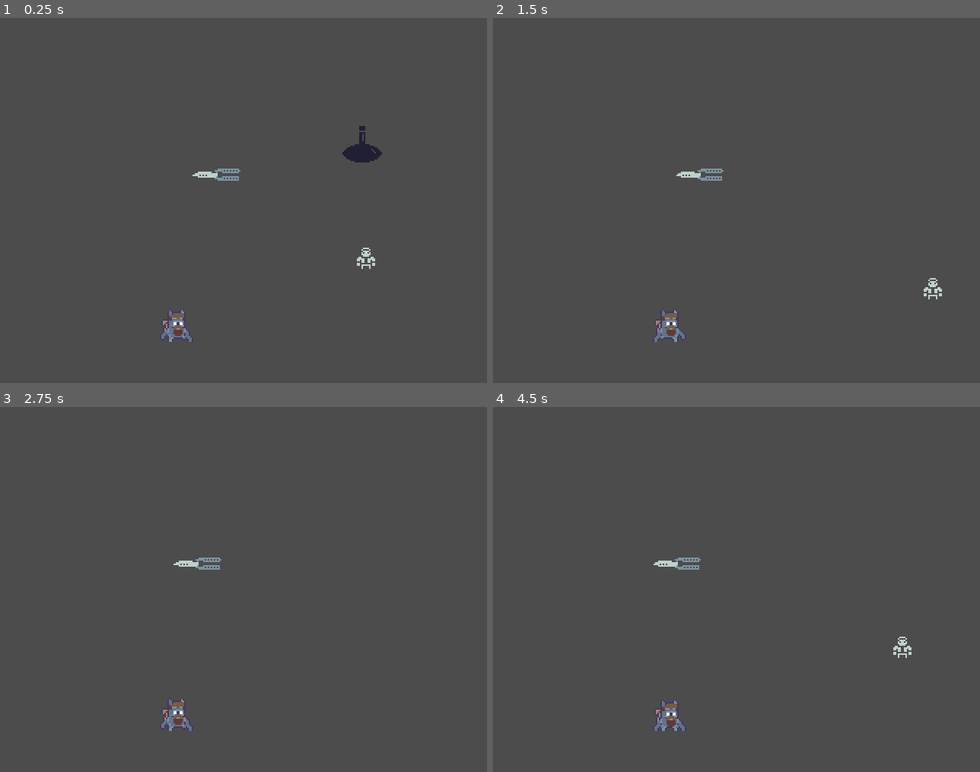
Above: before the commit, frames 1-4 (two rows, left to right).
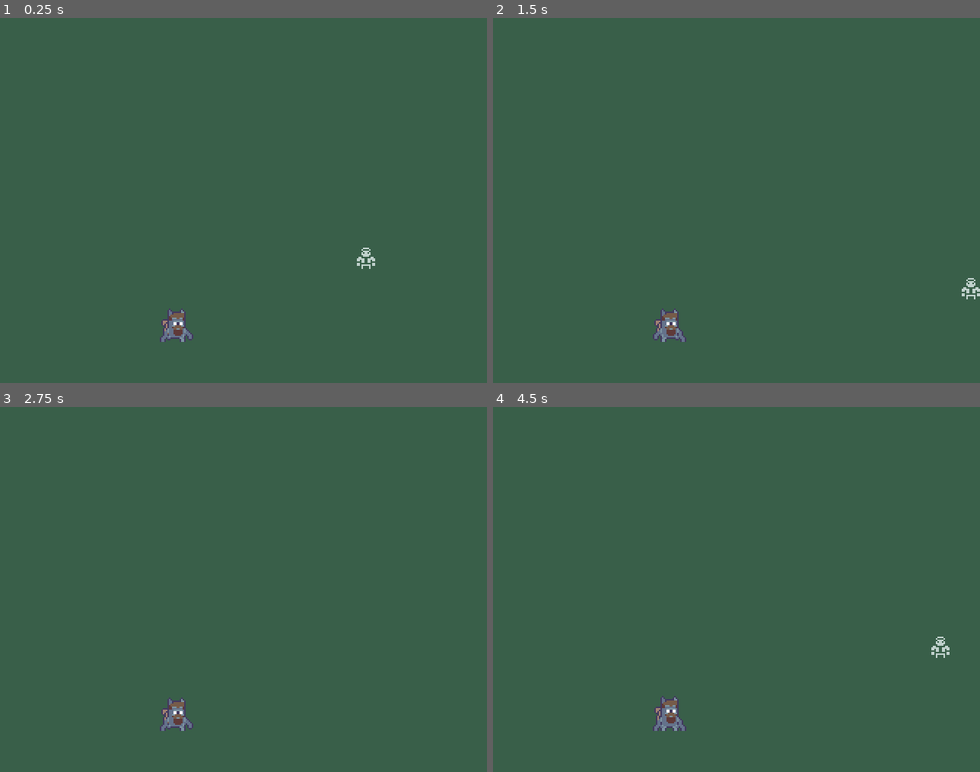
Above: after the commit, the same moments.

Repository: discolingua/godot-inventory-panel
Game: Godot game, scene res://Scenes/GameWorld.tscn
The game is run twice, just before and just after one commit, with the same random seed, the same clock (stepped at 60 frames per second) and the same inputs.
Inputs (mouse positions are in pixels of both pictures, inside the frame that each line leads up to):
- Up to frame 1 (0.25 s): no input
- Up to frame 2 (1.5 s): tap Enter (ui_accept) at 0.5, 0.77, 1.07 s; move the mouse to (853, 145) at 0.52 s; hold Right (ui_right) 0.53-1.28 s; tap Tab (ui_focus_next) at 0.6 s; click (853, 145) at 0.67 s; tap A (ui_focus_prev, bound only after the commit) at 0.8, 1.35 s; move the mouse to (639, 218) at 1.27 s; hold Down (ui_down) from 1.28 s (still down)
- Up to frame 3 (2.75 s): tap Enter (ui_accept) at 1.52, 1.55, 1.82, 2.1 s; move the mouse to (292, 509) at 2.02 s; release Down (ui_down) at 2.03 s; hold Right (ui_right) from 2.03 s (still down); tap Tab (ui_focus_next) at 2.3 s
- Up to frame 4 (4.5 s): move the mouse to (712, 662) at 2.77 s; release Right (ui_right) at 2.78 s; hold Up (ui_up) 2.78-3.53 s; tap Tab (ui_focus_next) at 2.85, 4.35 s; click (712, 662) at 2.92 s; tap Enter (ui_accept) at 3.02, 3.32, 3.77, 3.8, 4.07 s; tap A (ui_focus_prev, bound only after the commit) at 3.05, 3.6 s; move the mouse to (882, 644) at 3.52 s; hold Left (ui_left) from 3.53 s (still down); move the mouse to (590, 534) at 4.27 s

The runs differ from the first frame. In frame 1, 0.6% of the frame differs, in the area x 32-79%, y 29-89%; in frame 2, 0.4%; in frame 3, 0.2%; in frame 4, 0.5%.

Commit message:
why one collide but not the other?

Diff:
--- /dev/null
+++ b/Scenes/Bloodsplat.tscn
@@ -0,0 +1,27 @@
+[gd_scene load_steps=4 format=2]
+
+[sub_resource type="ParticlesMaterial" id=1]
+emission_shape = 5
+emission_ring_radius = 8.0
+emission_ring_inner_radius = 0.0
+emission_ring_height = 1.0
+emission_ring_axis = Vector3( 0, 0, 1 )
+flag_disable_z = true
+direction = Vector3( 0, 0, 0 )
+gravity = Vector3( 0, 0, 0 )
+orbit_velocity = 0.0
+orbit_velocity_random = 0.0
+radial_accel = 37.68
+
+[sub_resource type="Gradient" id=2]
+colors = PoolColorArray( 0.746094, 0.0220831, 0.0220831, 1, 0.34375, 0.161337, 0.161337, 1 )
+
+[sub_resource type="GradientTexture" id=3]
+gradient = SubResource( 2 )
+width = 4
+
+[node name="BloodSplat" type="Particles2D"]
+explosiveness = 0.33
+randomness = 0.33
+process_material = SubResource( 1 )
+texture = SubResource( 3 )
--- a/Scenes/Bullet.tscn
+++ b/Scenes/Bullet.tscn
@@ -7,7 +7,7 @@
 radius = 5.0
 height = 2.0
 
-[node name="Bullet" type="Area2D"]
+[node name="Bullet" type="Area2D" groups=["Bullets"]]
 script = ExtResource( 2 )
 
 [node name="Sprite" type="Sprite" parent="."]
--- a/Scenes/GameWorld.tscn
+++ b/Scenes/GameWorld.tscn
@@ -1,17 +1,14 @@
-[gd_scene load_steps=7 format=2]
+[gd_scene load_steps=5 format=2]
 
 [ext_resource path="res://Scenes/Player.tscn" type="PackedScene" id=1]
 [ext_resource path="res://Scenes/GUI.tscn" type="PackedScene" id=2]
-[ext_resource path="res://Scenes/Potion.tscn" type="PackedScene" id=3]
 [ext_resource path="res://Scripts/GameWorld.gd" type="Script" id=4]
-[ext_resource path="res://Scenes/Bullet.tscn" type="PackedScene" id=5]
 [ext_resource path="res://Scenes/Mob.tscn" type="PackedScene" id=6]
 
 [node name="GameWorld" type="Node2D"]
 script = ExtResource( 4 )
 
 [node name="Background" type="ColorRect" parent="."]
-visible = false
 margin_right = 320.0
 margin_bottom = 240.0
 mouse_filter = 2
@@ -30,11 +27,5 @@
 [node name="Player" parent="." instance=ExtResource( 1 )]
 position = Vector2( 241, 157 )
 
-[node name="Potion" parent="." instance=ExtResource( 3 )]
-position = Vector2( 238, 83 )
-
-[node name="Mob" parent="." instance=ExtResource( 6 )]
+[node name="Mob" parent="." groups=["Mobs"] instance=ExtResource( 6 )]
 position = Vector2( 116, 201 )
-
-[node name="Bullet" parent="." instance=ExtResource( 5 )]
-position = Vector2( 144, 103 )
--- a/Scenes/Mob.tscn
+++ b/Scenes/Mob.tscn
@@ -1,7 +1,10 @@
-[gd_scene load_steps=10 format=2]
+[gd_scene load_steps=11 format=2]
 
 [ext_resource path="res://Images/steam-lords-creature.png" type="Texture" id=1]
 [ext_resource path="res://Scripts/Mob.gd" type="Script" id=2]
+
+[sub_resource type="CapsuleShape2D" id=8]
+height = 0.0
 
 [sub_resource type="AtlasTexture" id=1]
 atlas = ExtResource( 1 )
@@ -27,31 +30,38 @@
 "speed": 5.0
 } ]
 
-[sub_resource type="CapsuleShape2D" id=6]
-radius = 6.0
-height = 8.0
-
 [sub_resource type="CircleShape2D" id=7]
 radius = 51.0882
+
+[sub_resource type="CapsuleShape2D" id=6]
+radius = 24.0
+height = 82.0
 
 [node name="Mob" type="KinematicBody2D"]
 position = Vector2( 1, -4 )
 script = ExtResource( 2 )
 
+[node name="BoundingBox" type="CollisionShape2D" parent="."]
+visible = false
+shape = SubResource( 8 )
+
 [node name="AnimatedSprite" type="AnimatedSprite" parent="."]
 frames = SubResource( 5 )
 animation = "New Anim"
-frame = 2
 playing = true
-
-[node name="CollisionShape2D" type="CollisionShape2D" parent="."]
-position = Vector2( 0, 2 )
-shape = SubResource( 6 )
 
 [node name="SeekRadius" type="Area2D" parent="."]
 
 [node name="SeekCollider" type="CollisionShape2D" parent="SeekRadius"]
+position = Vector2( -1, 4 )
 shape = SubResource( 7 )
+
+[node name="HitBoxArea2D" type="Area2D" parent="."]
+
+[node name="HitBox" type="CollisionShape2D" parent="HitBoxArea2D"]
+position = Vector2( 0, 2 )
+shape = SubResource( 6 )
 
 [connection signal="body_entered" from="SeekRadius" to="." method="_on_SeekRadius_body_entered"]
 [connection signal="body_exited" from="SeekRadius" to="." method="_on_SeekRadius_body_exited"]
+[connection signal="body_entered" from="HitBoxArea2D" to="." method="_on_HitBoxArea2D_body_entered"]
--- a/Scripts/Bullet.gd
+++ b/Scripts/Bullet.gd
@@ -7,10 +7,16 @@
 func _ready():
 	pass
 
+
 func _physics_process(delta):
 	position += speed * delta
+	if speed.x > 0:
+		$Sprite.flip_h = true
+	else:
+		$Sprite.flip_h = false
 
 
 
 func _on_Bullet_body_entered( _body : KinematicBody2D):
-	print("yaa")
+	if _body.is_in_group("Mobs"):
+		print("bullet signal")
--- a/Scripts/Mob.gd
+++ b/Scripts/Mob.gd
@@ -4,16 +4,27 @@
 var run_speed = 25
 var velocity = Vector2.ZERO
 var player = null
+var hitBody = null
 
 func _physics_process(_delta):
     velocity = Vector2.ZERO
+
+    # chase player if close enough
     if player:
         velocity = position.direction_to(player.position) * run_speed
     velocity = move_and_slide(velocity)
 
 
-func _on_SeekRadius_body_entered(body:Node):
-	player = body
+func _on_SeekRadius_body_entered(body:Node2D):
+    print("enter seek")
+    player = body
 
-func _on_SeekRadius_body_exited(_body:Node):
+
+func _on_SeekRadius_body_exited(_body:Node2D):
 	player = null
+
+
+
+func _on_HitBoxArea2D_body_entered(_body:Node):
+    if _body.is_in_group("Bullets"):
+        print("Mob collide")
--- /dev/null
+++ b/Scripts/MyButton.gd
@@ -0,0 +1,13 @@
+class_name MyButton
+extends Button
+
+onready var myTimer = get_node("Timer")
+
+
+func _on_Timer_timeout():
+	print (".")
+
+
+func _on_Button_button_up():
+	print("click")
+	myTimer.paused = not myTimer.paused
--- a/Scripts/Player.gd
+++ b/Scripts/Player.gd
@@ -57,18 +57,15 @@
 	if _i != Vector2.ZERO:
 		state = STATES.WALKING
 	else:
-			velocity = velocity.move_toward(Vector2.ZERO, FRICTION * delta)
-	if Input.is_action_just_pressed("ui_accept"):
-			MainInventoryBox.visible = true
-			self.visible = false
-			state = STATES.INVENTORY
-	if Input.is_key_pressed(KEY_A):
-		print("blep")
-		var bullet : Area2D =  Bullet.instance()
-		bullet.position = self.position
-		bullet.speed = Vector2(-30, 0)
-		get_parent().add_child(bullet)
-
+		velocity = velocity.move_toward(Vector2.ZERO, FRICTION * delta)
+	# if Input.is_action_just_pressed("ui_accept"):
+	# 	MainInventoryBox.visible = true
+	# 	self.visible = false
+	#	state = STATES.INVENTORY
+	if Input.is_action_just_pressed("ui_focus_prev"):
+		throwKnife(Vector2(-300, 0))
+	if Input.is_action_just_pressed("ui_focus_next"):
+		throwKnife(Vector2(300, 0))
 
 
 func manageInventory() -> void:
@@ -76,3 +73,9 @@
 		MainInventoryBox.visible = false
 		self.visible = true
 		state = STATES.IDLE
+
+func throwKnife(knifeSpeed:Vector2) -> void:
+	var bullet : Area2D =  Bullet.instance()
+	bullet.position = self.position
+	bullet.speed = knifeSpeed
+	get_parent().add_child(bullet)
--- a/project.godot
+++ b/project.godot
@@ -24,6 +24,11 @@
 "language": "GDScript",
 "path": "res://Scripts/Mob.gd"
 }, {
+"base": "Button",
+"class": "MyButton",
+"language": "GDScript",
+"path": "res://Scripts/MyButton.gd"
+}, {
 "base": "KinematicBody2D",
 "class": "Player",
 "language": "GDScript",
@@ -38,6 +43,7 @@
 "Bullet": "",
 "GameWorld": "",
 "Mob": "",
+"MyButton": "",
 "Player": "",
 "Potion": ""
 }
@@ -56,6 +62,21 @@
 window/size/test_height=480
 window/stretch/mode="2d"
 
+[input]
+
+ui_focus_next={
+"deadzone": 0.5,
+"events": [ Object(InputEventKey,"resource_local_to_scene":false,"resource_name":"","device":0,"alt":false,"shift":false,"control":false,"meta":false,"command":false,"pressed":false,"scancode":16777218,"physical_scancode":0,"unicode":0,"echo":false,"script":null)
+, Object(InputEventKey,"resource_local_to_scene":false,"resource_name":"","device":0,"alt":false,"shift":false,"control":false,"meta":false,"command":false,"pressed":false,"scancode":68,"physical_scancode":0,"unicode":0,"echo":false,"script":null)
+ ]
+}
+ui_focus_prev={
+"deadzone": 0.5,
+"events": [ Object(InputEventKey,"resource_local_to_scene":false,"resource_name":"","device":0,"alt":false,"shift":true,"control":false,"meta":false,"command":false,"pressed":false,"scancode":16777218,"physical_scancode":0,"unicode":0,"echo":false,"script":null)
+, Object(InputEventKey,"resource_local_to_scene":false,"resource_name":"","device":0,"alt":false,"shift":false,"control":false,"meta":false,"command":false,"pressed":false,"scancode":65,"physical_scancode":0,"unicode":0,"echo":false,"script":null)
+ ]
+}
+
 [physics]
 
 common/enable_pause_aware_picking=true
